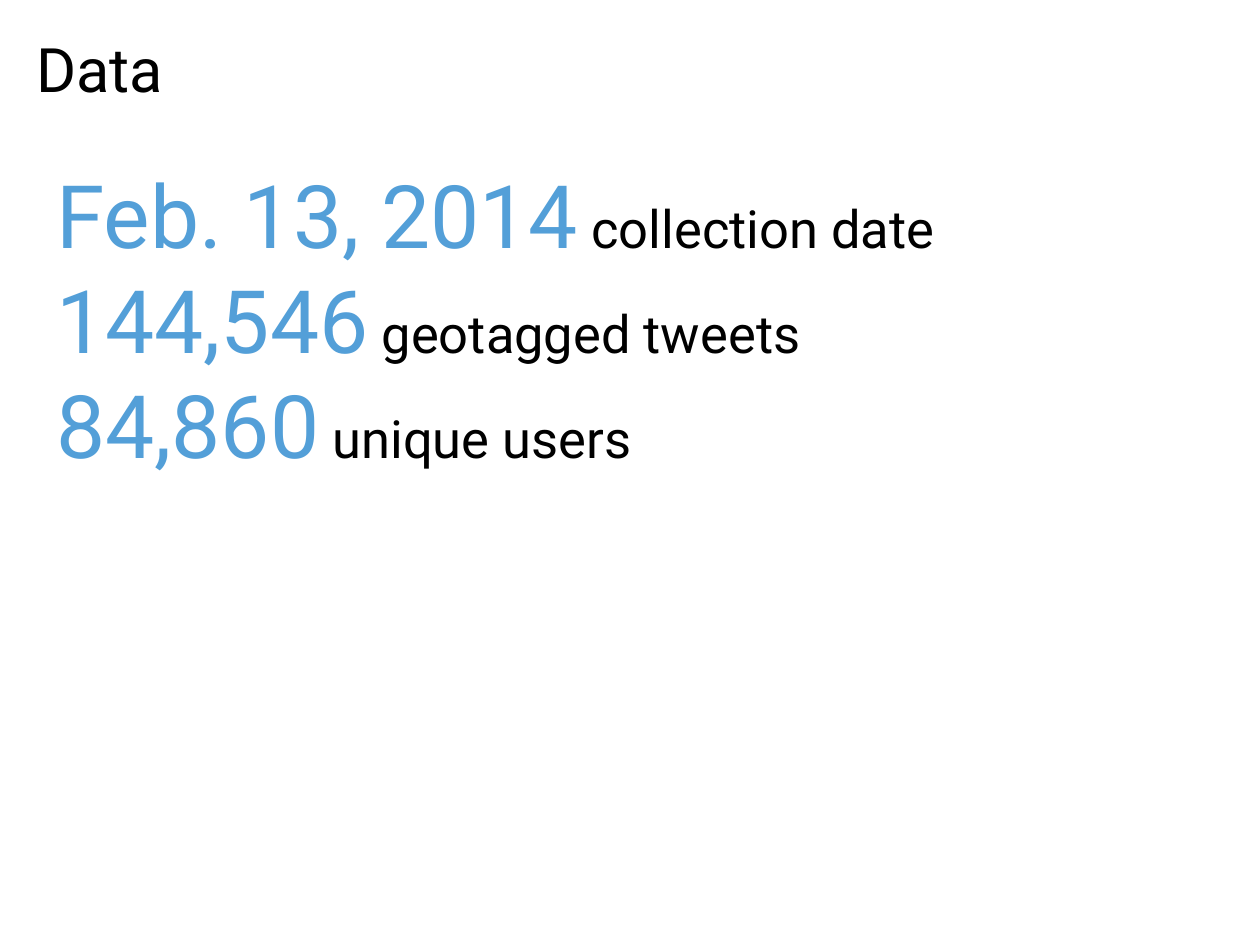
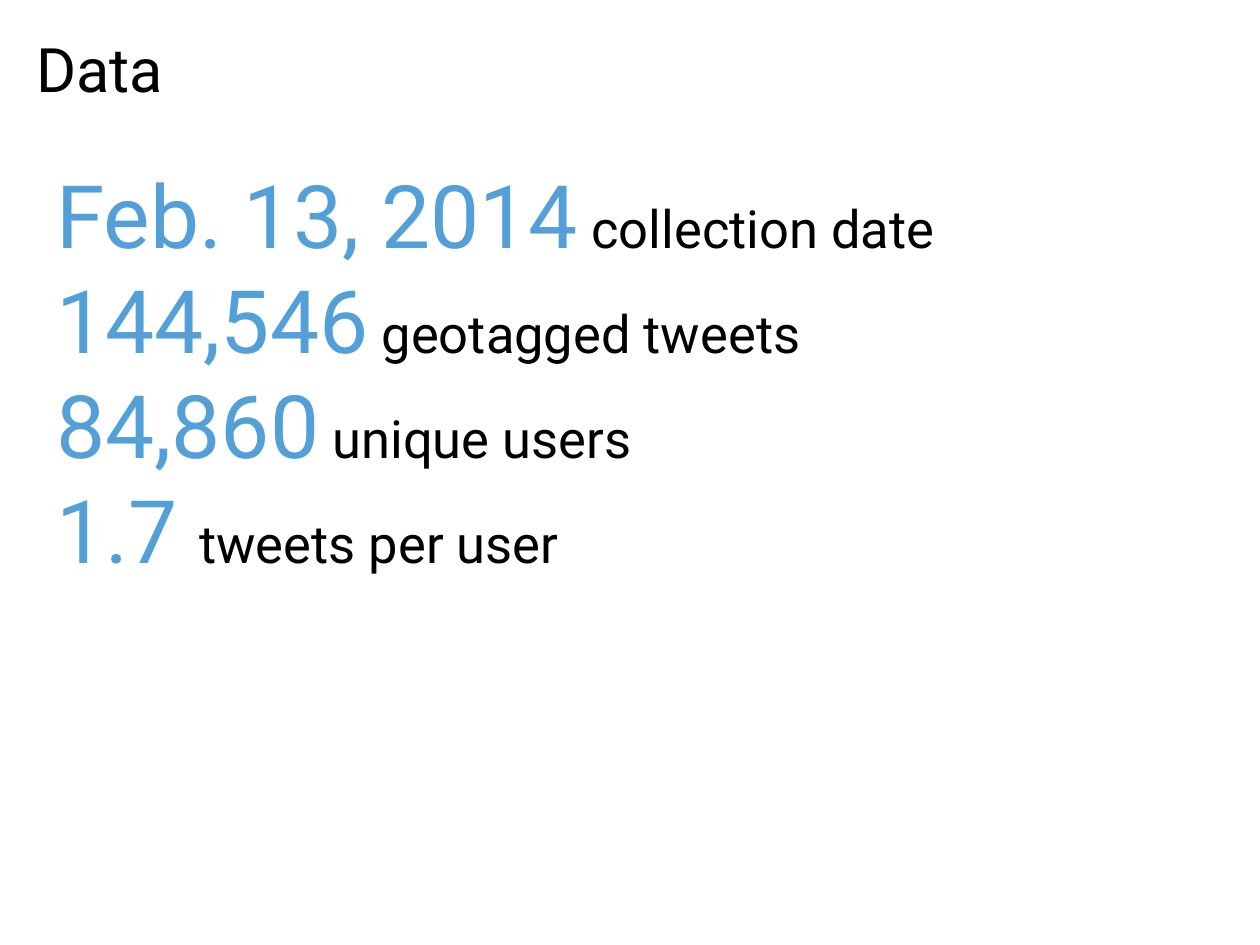
Before and after one commit to willpots/thesis, a slide deck: slide 11 of presentation/final_presentation.pptx (slide 12 before the commit). Drawn at 1260x945 pixels with LibreOffice and Linux fonts; fonts in the diff are those of the drawing. Boxes give left, top, right and bottom in pixels: in the first picture for what was removed or moved away, otherwise in the second. Text is boxed around its words. In the diff, an @@ line names an element or a change of style, - is before the commit and + after.

```diff
--- a/presentation/final_presentation.pptx
+++ b/presentation/final_presentation.pptx
@@ text at [56, 500, 559, 574]: paragraph added @@
+1.7 tweets per user
```
Also in this commit, not shown: 1 other slide changed, 15 slides added, 8 slides removed, 6 other files.
